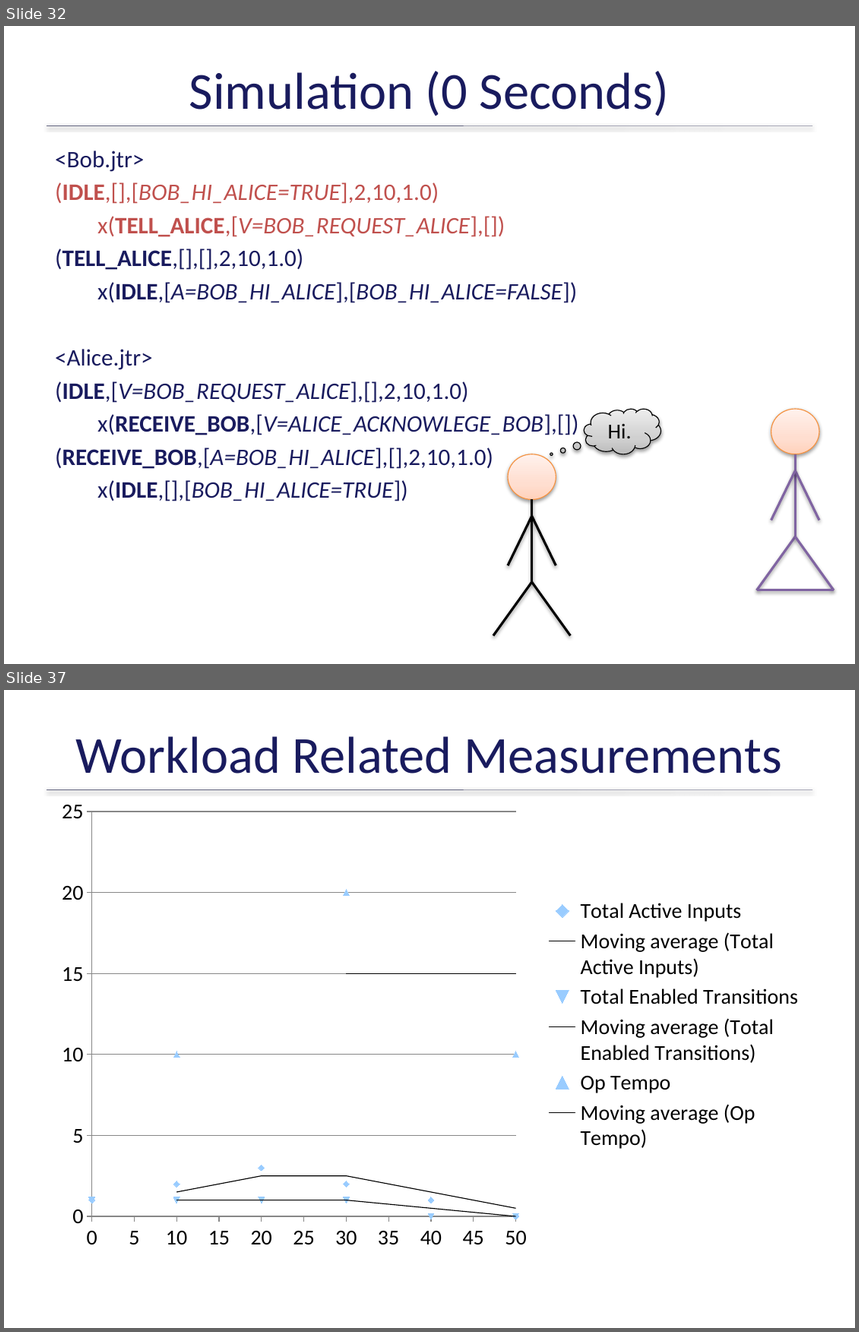
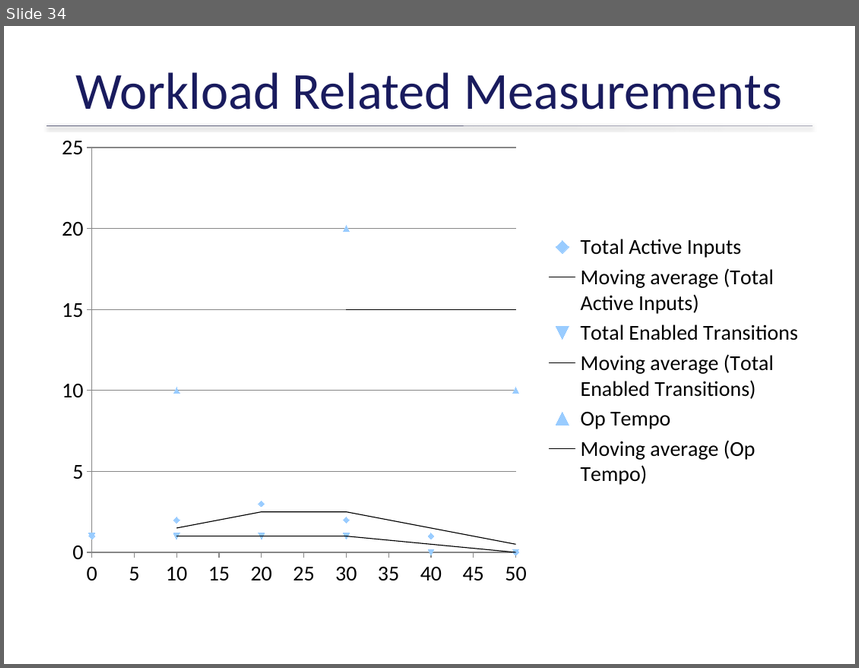
Before and after one commit to ericmercer/workload, a slide deck: publications_and_presentations/FVHMS-2014.pptx. Shown one above the other, each under a label of ours: slides 32 and 37 before the commit, slide 34 after it; the slides between them are not shown. The pictures are 859x1332 and 859x668 pixels, drawn with LibreOffice and Linux fonts; fonts in the diff are those of the drawing; background and template pictures are left out. Boxes give left, top, right and bottom in pixels: in the first picture for what was removed or moved away, otherwise in the second. Text is boxed around its words. In the diff, an @@ line names an element or a change of style, - is before the commit and + after.

```diff
--- a/publications_and_presentations/FVHMS-2014.pptx
+++ b/publications_and_presentations/FVHMS-2014.pptx
@@ slide 32 removed at box(4, 26, 855, 664), background picture (left out); not listed: 1 template element that a slide beside it also shows @@
@@ title removed at box(189, 71, 669, 116) @@
-Simulation (0 Seconds)
@@ text removed at box(55, 151, 579, 502) @@
-<Bob.jtr>
-(IDLE,[],[BOB_HI_ALICE=TRUE],2,10,1.0)
-x(TELL_ALICE,[V=BOB_REQUEST_ALICE],[])
-(TELL_ALICE,[],[],2,10,1.0)
-x(IDLE,[A=BOB_HI_ALICE],[BOB_HI_ALICE=FALSE])
-<Alice.jtr>
-(IDLE,[V=BOB_REQUEST_ALICE],[],2,10,1.0)
-x(RECEIVE_BOB,[V=ALICE_ACKNOWLEGE_BOB],[])
-(RECEIVE_BOB,[A=BOB_HI_ALICE],[],2,10,1.0)
-x(IDLE,[],[BOB_HI_ALICE=TRUE])
@@ group removed at box(493, 409, 834, 636): 11 lines, 2 ellipses, 1 thought cloud @@
-Hi.
@@ what was slide 37 is now slide 34 @@
```
Also in this commit, not shown: 19 slides changed, 6 slides added, 8 other slides removed.
